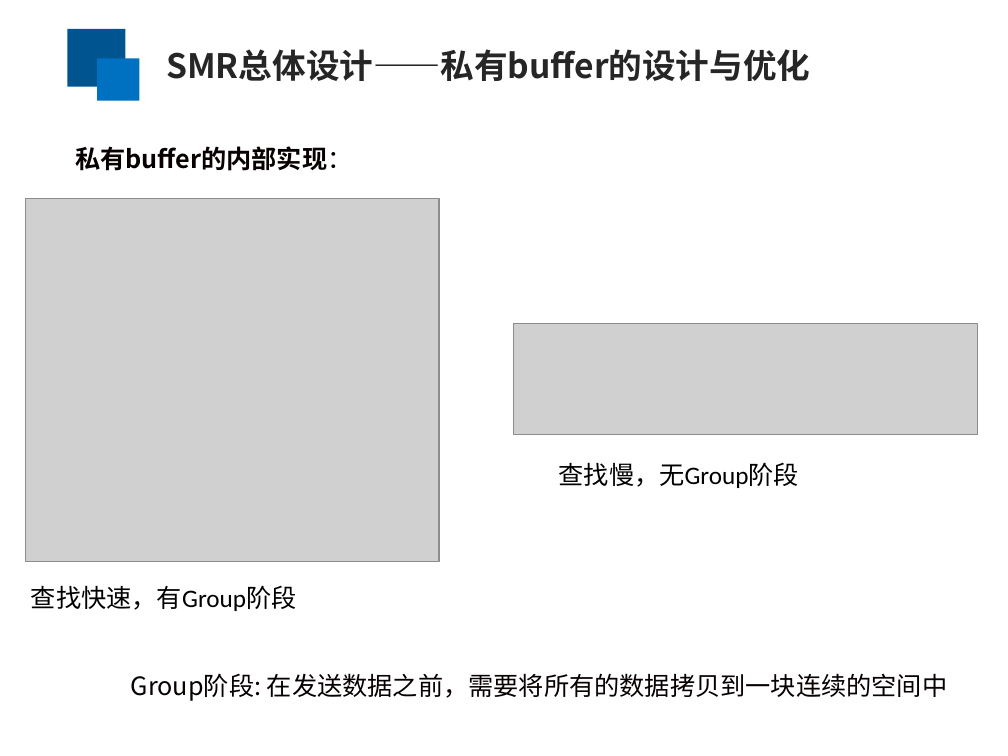
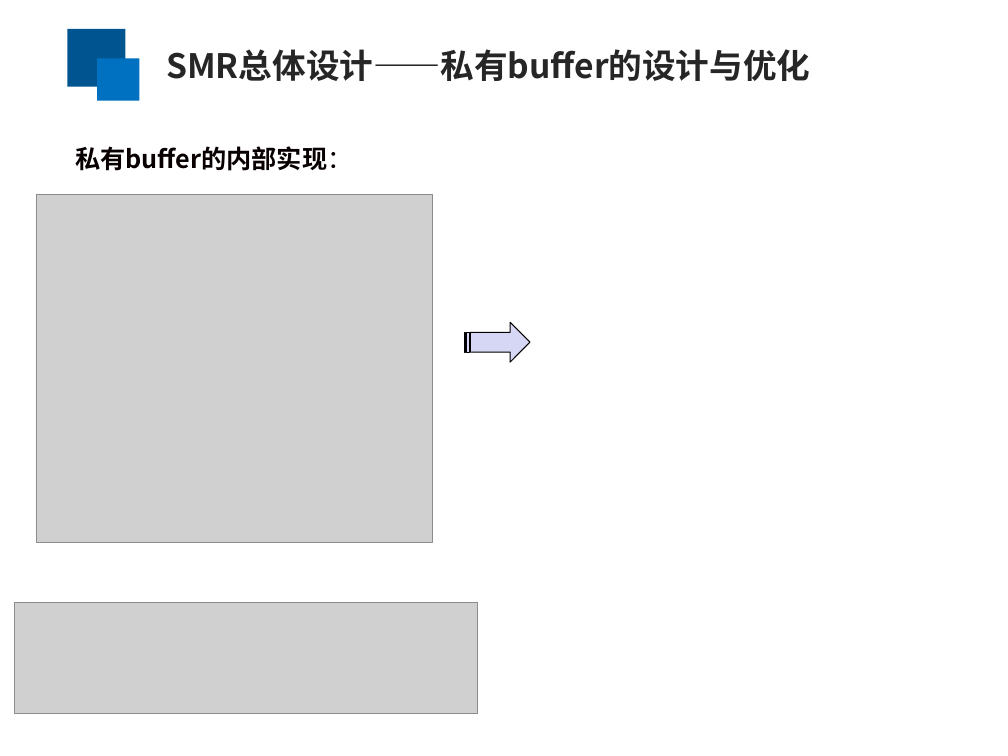
Before and after one commit to yufenyu/work, a slide deck: slide 10 of dmr_paper/paper/chinaSys-2016.ppt. Drawn at 1008x756 pixels with LibreOffice and Linux fonts; fonts in the diff are those of the drawing; grey boxes stand for pictures. Boxes give left, top, right and bottom in pixels: in the first picture for what was removed or moved away, otherwise in the second. Text is boxed around its words. In the diff, an @@ line names an element or a change of style, - is before the commit and + after.

```diff
--- a/dmr_paper/paper/chinaSys-2016.ppt
+++ b/dmr_paper/paper/chinaSys-2016.ppt
@@ picture: place and size @@
-picture at [26,199,439,561]
+picture at [36,195,432,542]
@@ freeform shape added at [465,323,530,362], fill #D6D6F5, outline #000000 0.74 pt @@
@@ text removed at [559,462,799,488] @@
-查找慢，无Group阶段
@@ text removed at [31,585,297,611] @@
-查找快速，有Group阶段
@@ picture: place and size @@
-picture at [514,324,978,434]
+picture at [14,603,478,714]
@@ text removed at [131,673,947,701] @@
-Group阶段: 在发送数据之前，需要将所有的数据拷贝到一块连续的空间中
```
Also in this commit, not shown: 14 other slides changed.
